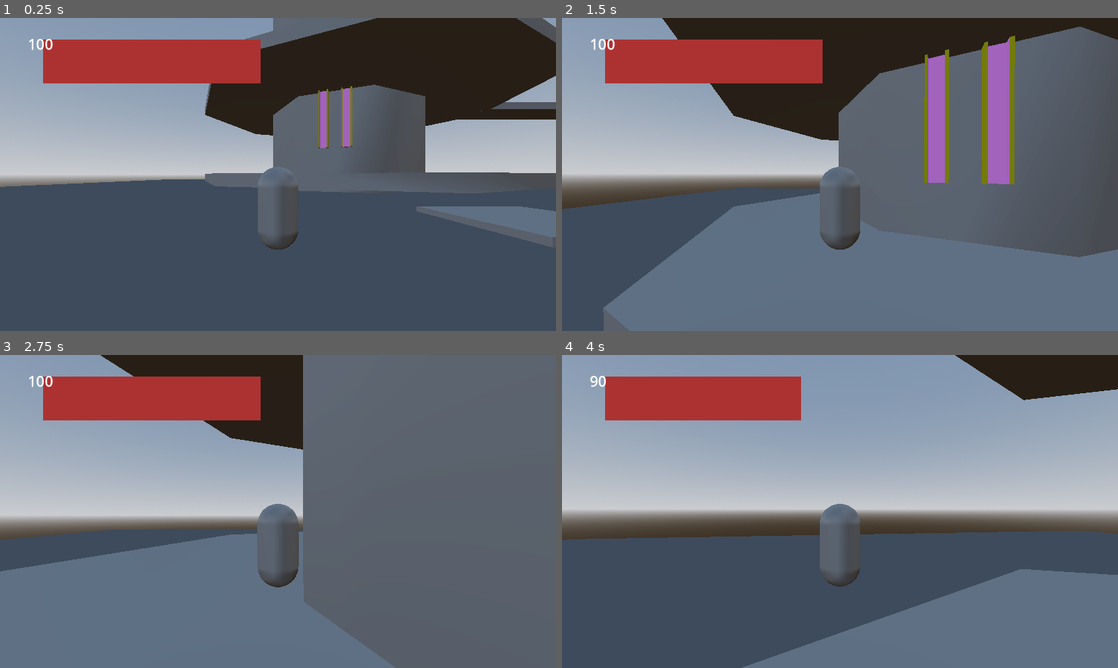
Above: before the commit, frames 1-4 (two rows, left to right).
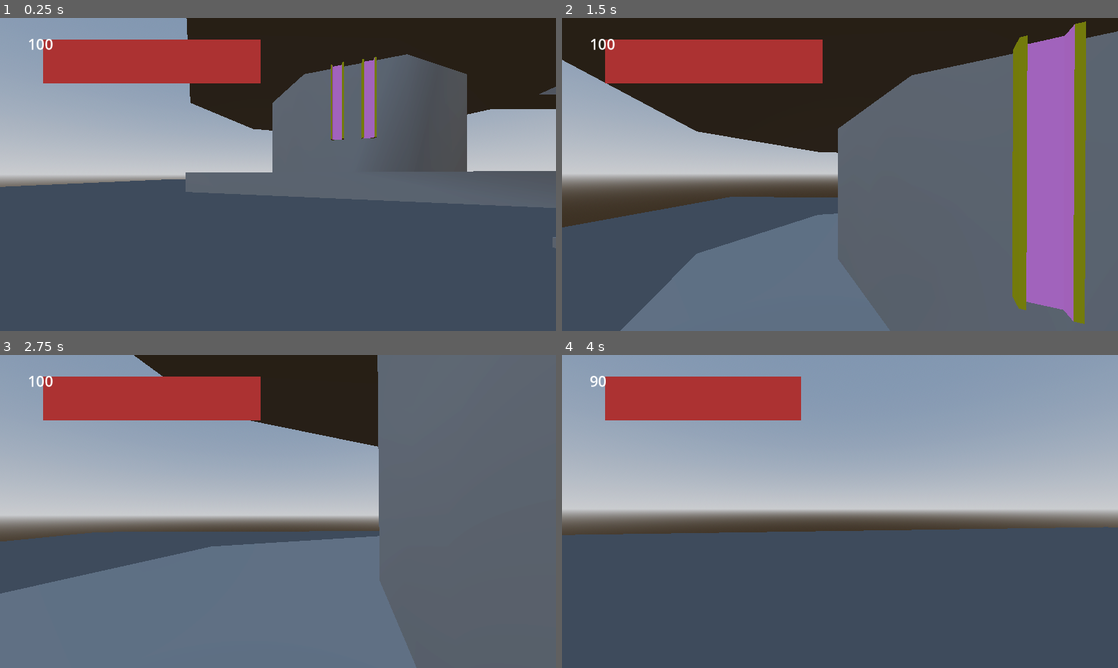
Above: after the commit, the same moments.

Repository: c-dez/3d-game
Game: Godot game, scene res://escenes/world/world.tscn
The game is run twice, just before and just after one commit, with the same random seed, the same clock (stepped at 60 frames per second) and the same inputs.
Inputs (mouse positions are in pixels of both pictures, inside the frame that each line leads up to):
- Up to frame 1 (0.25 s): no input
- Up to frame 2 (1.5 s): tap Enter (ui_accept) at 0.5 s; move the mouse to (867, 174) at 0.52 s; hold W (forward) from 0.53 s (still down); tap E (action) at 0.6 s; tap Space (jump) at 0.77 s; right-click (867, 174) at 0.8 s; move the mouse to (812, 174) at 1.27 s; right-click (812, 174) at 1.35 s
- Up to frame 3 (2.75 s): keep holding W (forward); tap Space (jump) at 1.52 s; tap E (action) at 1.55, 2.1 s; move the mouse to (289, 505) at 2.02 s; right-click (289, 505) at 2.3 s
- Up to frame 4 (4 s): keep holding W (forward); move the mouse to (834, 517) at 2.77 s; tap Q (q_key) at 2.85 s; tap Space (jump) at 3.02, 3.77 s; tap E (action) at 3.05 s; move the mouse to (878, 514) at 3.52 s; right-click (878, 514) at 3.6 s

The runs differ from the first frame. In frame 1, 14% of the frame differs, in the area x 33-100%, y 0-74%; in frame 2, 34%, in the area x 0-100%, y 0-100%; in frame 3, 17%; in frame 4, 19%.

Commit message:
empezando aim state

Diff:
--- a/escenes/player/camera/player_camera.gd
+++ b/escenes/player/camera/player_camera.gd
@@ -29,8 +29,19 @@
 	first_person()
 
 
+
+
 func first_person() -> void:
-	spring_length = 0.0 if Input.is_action_pressed(Keybindings.rmb) else camera_distance
+	# spring_length = 0.0 if Input.is_action_pressed(Keybindings.rmb) else camera_distance
+	if Input.is_action_pressed(Keybindings.rmb):
+		MoveStateMachine.current_state = MoveStateMachine.STATE.AIMING
+		spring_length = camera_distance
+	else:
+		MoveStateMachine.current_state = MoveStateMachine.STATE.MOVING
+		spring_length = 0.0
+
+
+
 
 
 func _unhandled_input(event: InputEvent) -> void:
--- a/escenes/player/player.gd
+++ b/escenes/player/player.gd
@@ -66,10 +66,6 @@
 	skin.rotation.y = lerp_angle(skin.rotation.y, target_angle, _ROTATION_SPEED * _delta)
 
 
-# func set_skin_visible_by_camera_distance(camera_distance_threshold: float) -> void:
-# 	skin.visible = player_camera.get_hit_length() > camera_distance_threshold
-
-
 func move() -> void:
 	# movimiento normalizado combinando los inputs de jugador con la direccion de que la camera mira
 	var raw_input: Vector2 = Input.get_vector(Keybindings.left, Keybindings.right, Keybindings.forward, Keybindings.backwards)
--- a/project.godot
+++ b/project.godot
@@ -86,6 +86,11 @@
 "events": [Object(InputEventMouseButton,"resource_local_to_scene":false,"resource_name":"","device":-1,"window_id":0,"a …(258 unchanged characters)…
 ]
 }
+forward_mb={
+"deadzone": 0.2,
+"events": [Object(InputEventMouseButton,"resource_local_to_scene":false,"resource_name":"","device":-1,"window_id":0,"alt_pressed":false,"shift_pressed":false,"ctrl_pressed":false,"meta_pressed":false,"button_mask":0,"position":Vector2(123, 11),"global_position":Vector2(132, 59),"factor":1.0,"button_index":9,"canceled":false,"pressed":true,"double_click":false,"script":null)
+]
+}
 
 [physics]
 
--- a/scripts/move_state_machine/move_state_machine.gd
+++ b/scripts/move_state_machine/move_state_machine.gd
@@ -4,6 +4,7 @@
 
 enum STATE {
 	MOVING,
+	AIMING,
 	CLIMBING_LADDER,
 }
 
